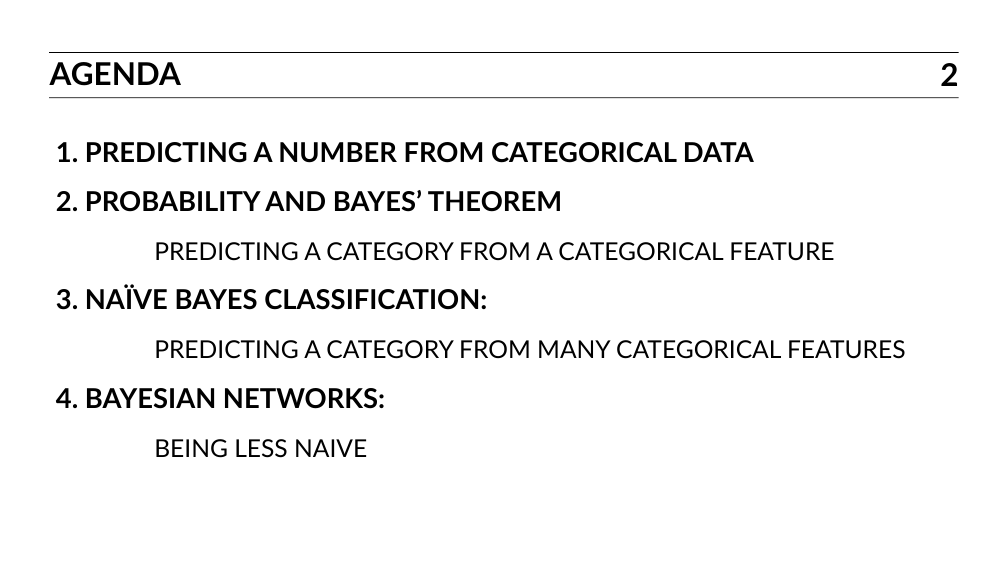
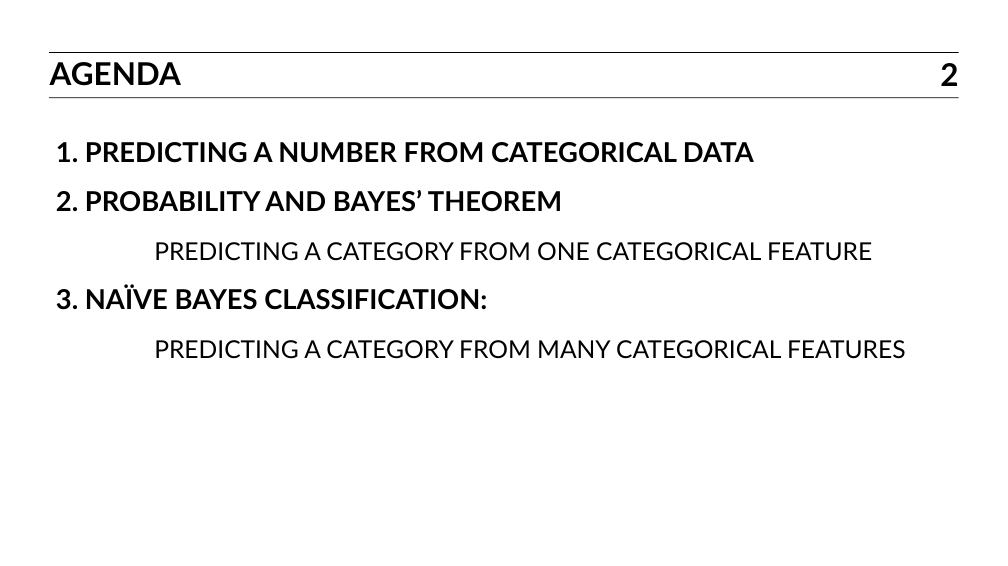
Before and after one commit to ihansel/SYD_DAT_4, a slide deck: slide 2 of slides/Week8a.pptx. Drawn at 1008x566 pixels with LibreOffice and Linux fonts; fonts in the diff are those of the drawing. Boxes give left, top, right and bottom in pixels: in the first picture for what was removed or moved away, otherwise in the second. Text is boxed around its words. In the diff, an @@ line names an element or a change of style, - is before the commit and + after.

Commit message:
Fix up the agenda.

```diff
--- a/slides/Week8a.pptx
+++ b/slides/Week8a.pptx
@@ title at (56,142,906,359): text changed @@
-1. PREDICTING A NUMBER FROM CATEGORICAL DATA
-2. PROBABILITY AND BAYES’ THEOREM
-PREDICTING A CATEGORY FROM A CATEGORICAL FEATURE
-3. NAÏVE BAYES CLASSIFICATION:
-PREDICTING A CATEGORY FROM MANY CATEGORICAL FEATURES
-4. BAYESIAN NETWORKS:
-BEING LESS NAIVE
+1. PREDICTING A NUMBER FROM CATEGORICAL DATA
+2. PROBABILITY AND BAYES’ THEOREM
+PREDICTING A CATEGORY FROM ONE CATEGORICAL FEATURE
+3. NAÏVE BAYES CLASSIFICATION:
+PREDICTING A CATEGORY FROM MANY CATEGORICAL FEATURES
```
